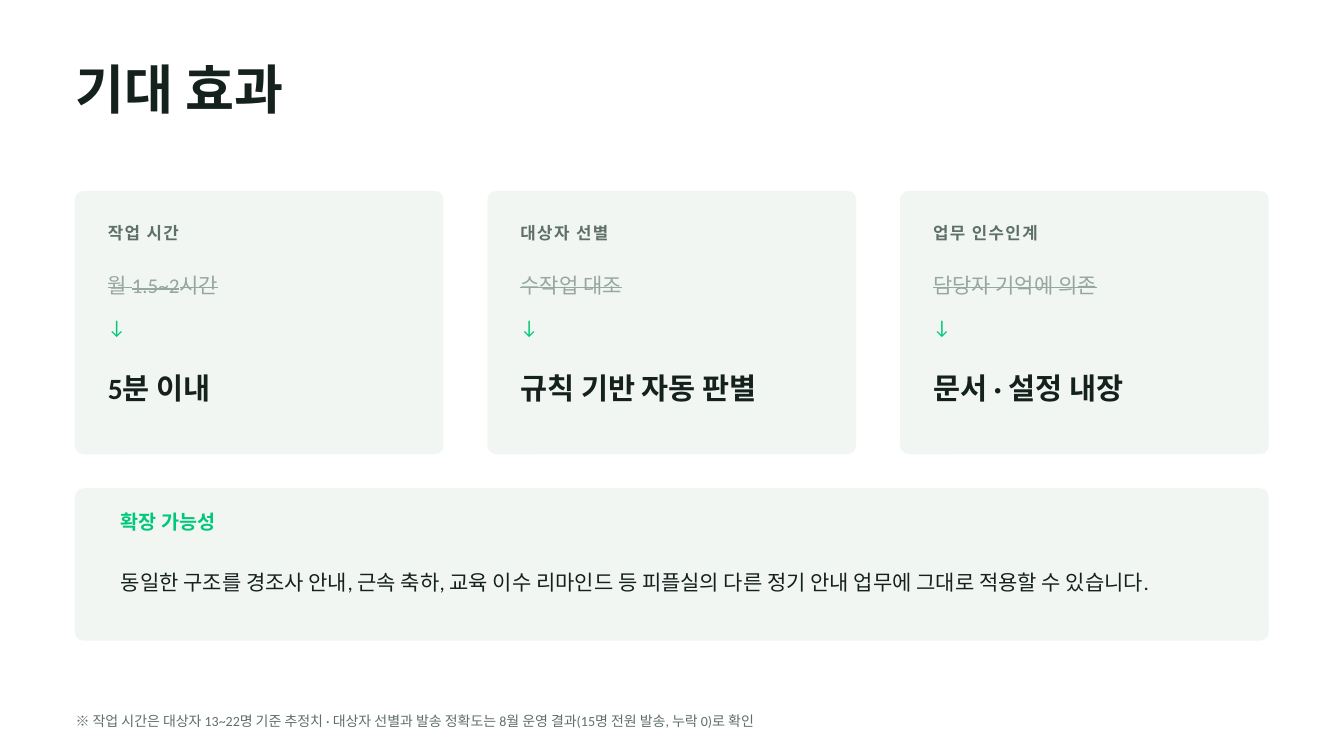
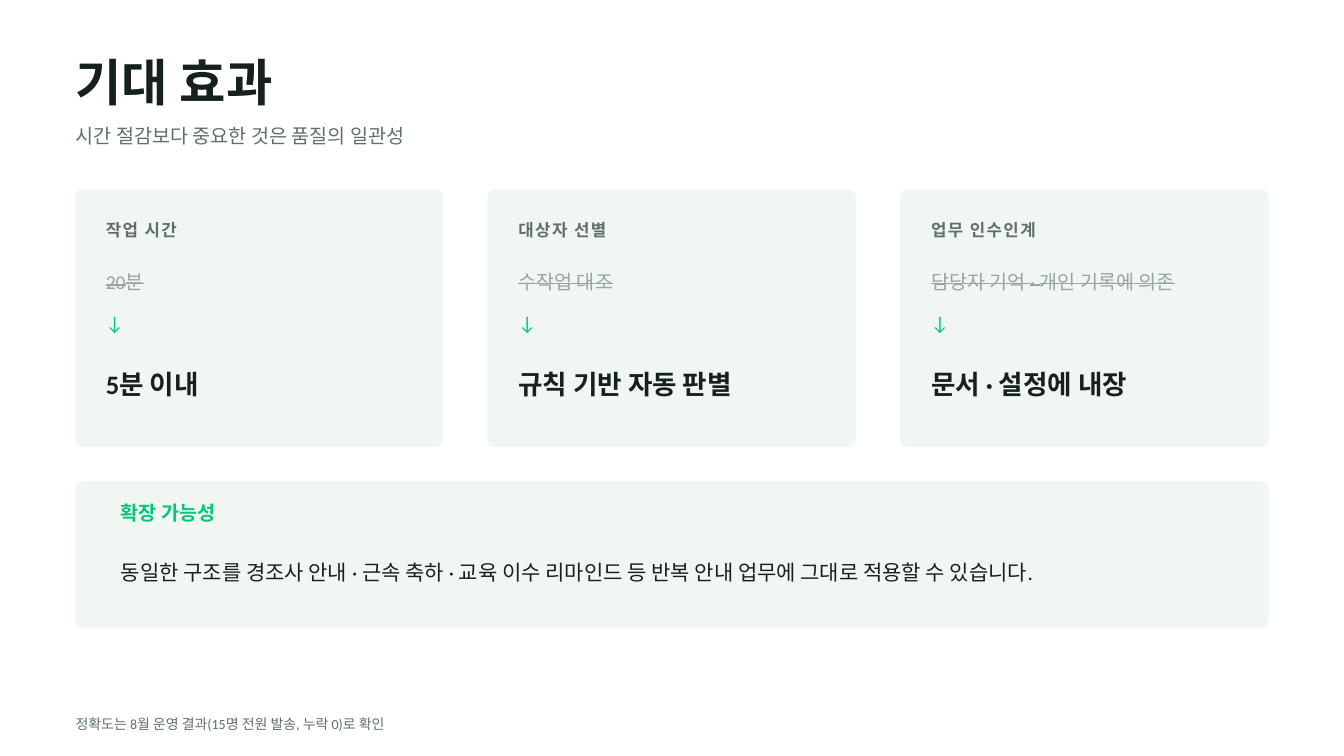
Before and after one commit to lightup971/-, a slide deck: slide 10 of bureung-automation/생일휴가_자동화_PT.pptx (slide 9 before the commit). Drawn at 1344x756 pixels with LibreOffice and Linux fonts; fonts in the diff are those of the drawing. Boxes give left, top, right and bottom in pixels: in the first picture for what was removed or moved away, otherwise in the second. Text is boxed around its words. In the diff, an @@ line names an element or a change of style, - is before the commit and + after.

```diff
--- a/bureung-automation/생일휴가_자동화_PT.pptx
+++ b/bureung-automation/생일휴가_자동화_PT.pptx
@@ text "기대 효과" at (76,58,273,106): size 38 to 36 pt @@
@@ text added at (76,127,404,145), 14 pt, text #5F7069 @@
+시간 절감보다 중요한 것은 품질의 일관성
@@ rounded rectangle: place and size @@
-rounded rectangle at (76,192,443,454)
+rounded rectangle at (76,190,443,447)
@@ rounded rectangle: place and size @@
-rounded rectangle at (488,192,855,454)
+rounded rectangle at (488,190,855,447)
@@ rounded rectangle: place and size @@
-rounded rectangle at (901,192,1268,454)
+rounded rectangle at (901,190,1268,447)
@@ text "수작업 대조" at (518,273,613,291): size 15 to 14 pt @@
@@ text added at (106,273,144,290), 14 pt, text #96A6A0, strikethrough @@
+20분
@@ text removed at (108,276,218,295) @@
-월 1.5~2시간
@@ text at (931,273,1175,291): text changed; size 15 to 14 pt @@
-담당자 기억에 의존
+담당자 기억 · 개인 기록에 의존
@@ text "↓" rewrapped from (108,311,410,343) to (106,307,412,339) @@
@@ text "↓" rewrapped from (520,311,823,343) to (518,307,825,339) @@
@@ text "↓" rewrapped from (934,311,1236,343) to (932,307,1238,339) @@
@@ text "5분 이내" at (106,371,199,397): size 21 to 19 pt @@
@@ text "규칙 기반 자동 판별" at (518,371,732,397): size 21 to 19 pt @@
@@ text at (931,371,1127,397): text changed; size 21 to 19 pt @@
-문서 · 설정 내장
+문서 · 설정에 내장
@@ rounded rectangle: place and size @@
-rounded rectangle at (76,489,1268,640)
+rounded rectangle at (76,482,1268,628)
@@ rounded rectangle at (76,482,1268,628): proportions changed @@
@@ text "확장 가능성": place and size @@
-text "확장 가능성" at (121,512,215,531)
+text "확장 가능성" at (121,503,215,522)
@@ text at (121,562,1033,582): text changed @@
-동일한 구조를 경조사 안내, 근속 축하, 교육 이수 리마인드 등 피플실의 다른 정기 안내 업무에 그대로 적용할 수 있습니다.
+동일한 구조를 경조사 안내 · 근속 축하 · 교육 이수 리마인드 등 반복 안내 업무에 그대로 적용할 수 있습니다.
@@ text at (76,717,385,731): text changed @@
-※ 작업 시간은 대상자 13~22명 기준 추정치 · 대상자 선별과 발송 정확도는 8월 운영 결과(15명 전원 발송, 누락 0)로 확인
+정확도는 8월 운영 결과(15명 전원 발송, 누락 0)로 확인
```
Also in this commit, not shown: 7 other slides changed, 3 slides added, 2 slides removed, 1 other file.
